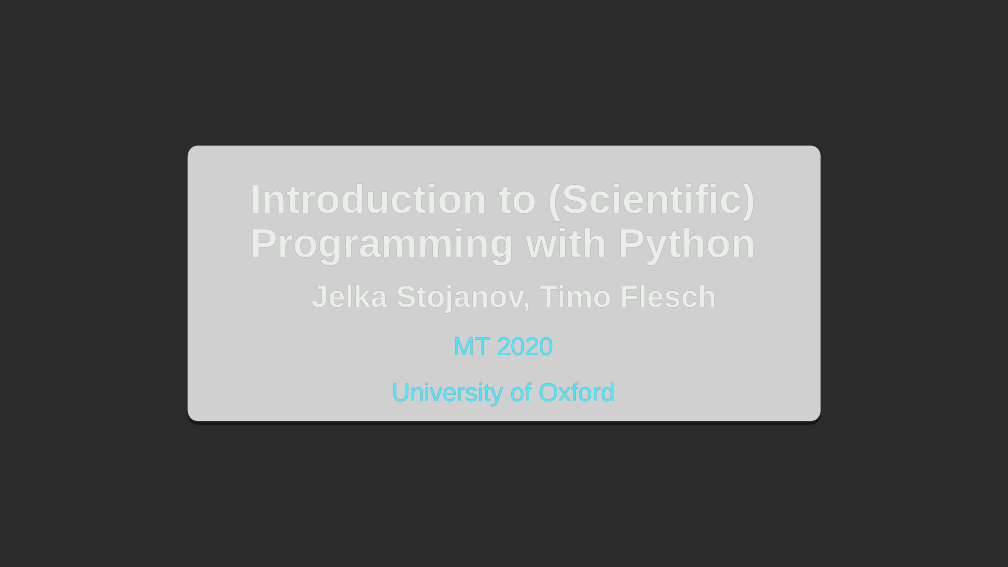
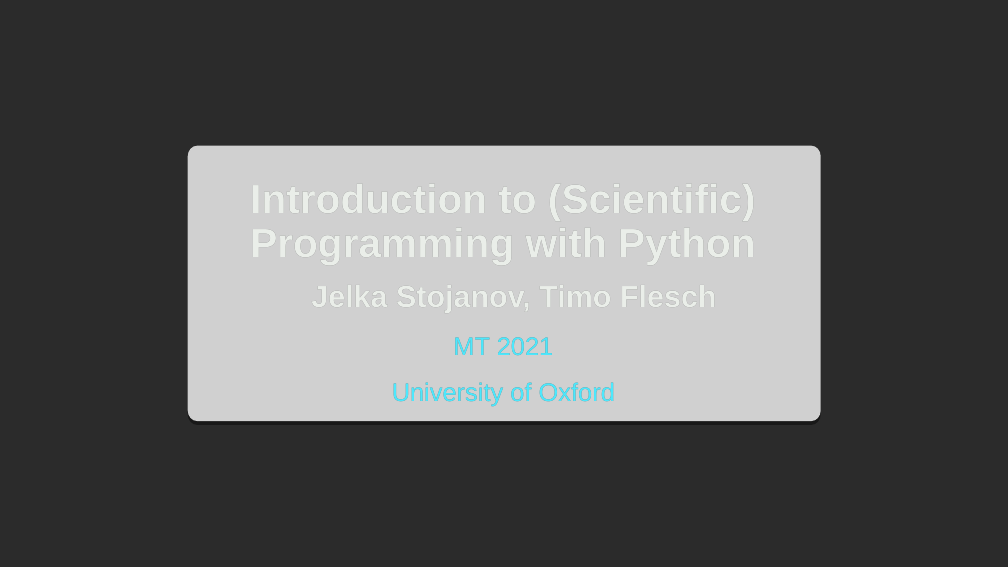
Before and after one commit to TimoFlesch/intro2python, a slide deck: slide 1 of slides/slides_2020.pptx. Drawn at 1008x567 pixels with LibreOffice and Linux fonts; fonts in the diff are those of the drawing; grey boxes stand for pictures; background and template pictures are left out; a plain dark background stands for a picture behind light text. Boxes give left, top, right and bottom in pixels: in the first picture for what was removed or moved away, otherwise in the second. Text is boxed around its words. In the diff, an @@ line names an element or a change of style, - is before the commit and + after.

```diff
--- a/slides/slides_2020.pptx
+++ b/slides/slides_2020.pptx
@@ text at bbox=[453, 337, 554, 356]: text changed @@
-MT 2020
+MT 2021
```
Also in this commit, not shown: 4 other slides changed, 3 other files.
